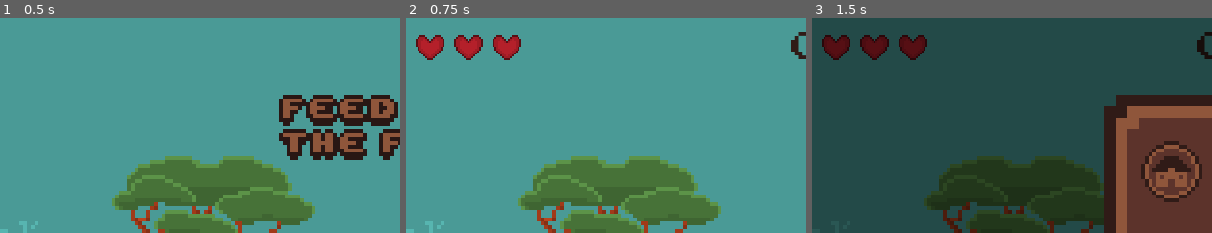
Above: before the commit, frames 1-3 (left to right).
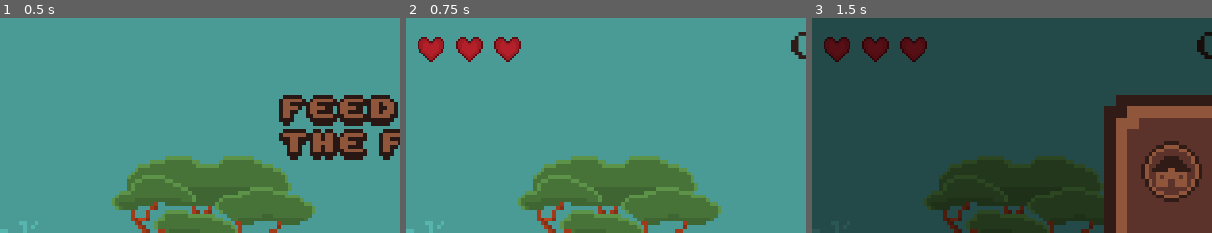
Above: after the commit, the same moments.

Repository: JoshuaW13/Floppa
Game: Godot game, scene res://interface/TitleScreen.tscn
Same seed, same stepped clock (60 frames per second), same inputs: the game is played once before the commit and once after it.
Inputs (mouse positions are % of the whole screen's width and height, from its top left):
- Up to frame 1 (0.5 s): no input
- Up to frame 2 (0.75 s): click (46, 58) at 0.5 s
- Up to frame 3 (1.5 s): click (94, 11) at 1.25 s
The pictures show only the part of the screen within x 0-50%, y 0-50%; the shares and areas given below are measured in that part.

Frame 1 is identical in both runs. In frame 2, 0.6% of the frame differs, in the area x 2-29%, y 7-21%; in frame 3, 0.6%.

Commit message:
Added health stat icon and fixed x button bug

Diff:
--- a/interface/CharacterInfo.gd
+++ b/interface/CharacterInfo.gd
@@ -27,7 +27,7 @@
 func _ready() -> void:
 	speedBox._setTexturePath("res://CarcaleIcon.png")
 	powerBox._setTexturePath("res://CarcaleIcon.png")
-	healthBox._setTexturePath("res://CarcaleIcon.png")
+	healthBox._setTexturePath("res://interface/images/healthIcon.png")
 	jumpBox._setTexturePath("res://CarcaleIcon.png")
 	_setupCharacterData();
 	_setCharacterStats(characterArray[currentCharacterIndex]);
--- a/interface/CharacterMenu.tscn
+++ b/interface/CharacterMenu.tscn
@@ -76,7 +76,7 @@
 margin_left = 175.0
 margin_top = -8.0
 margin_right = 207.0
-margin_bottom = 100.0
+margin_bottom = 24.0
 texture_normal = ExtResource( 2 )
 texture_pressed = ExtResource( 4 )
 texture_hover = ExtResource( 4 )
--- a/interface/Heart.tscn
+++ b/interface/Heart.tscn
@@ -1,6 +1,6 @@
 [gd_scene load_steps=2 format=2]
 
-[ext_resource path="res://interface/images/heart.png" type="Texture" id=1]
+[ext_resource path="res://interface/images/healthIcon.png" type="Texture" id=1]
 
 [node name="Sprite" type="TextureRect"]
 margin_top = 8.0
Not shown: 1 places in interface/CharacterInfo.tscn that only renumber resources
Binary file added: interface/images/healthIcon.png
Not shown, added: interface/images/healthIcon.png.import
